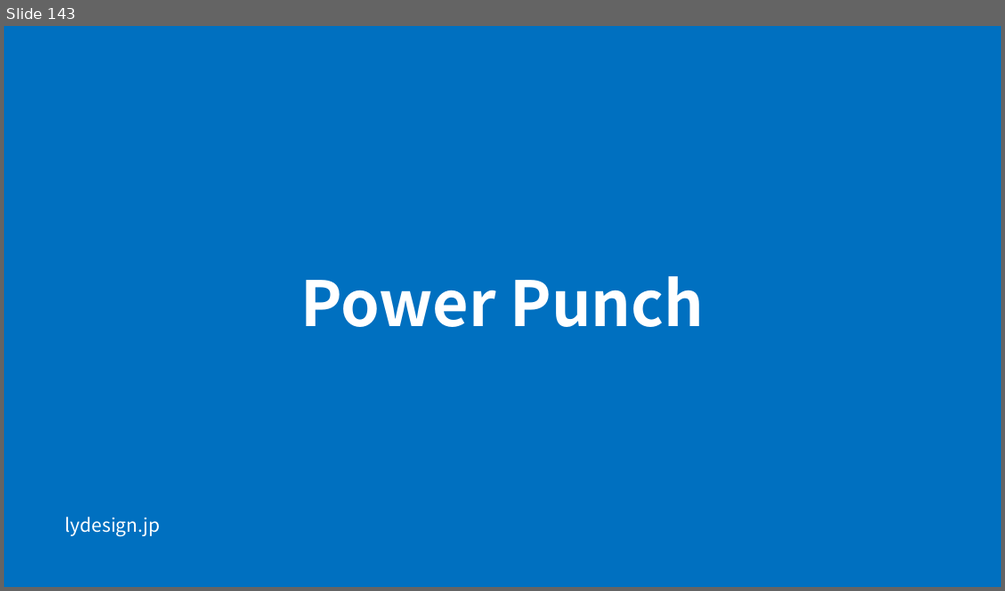
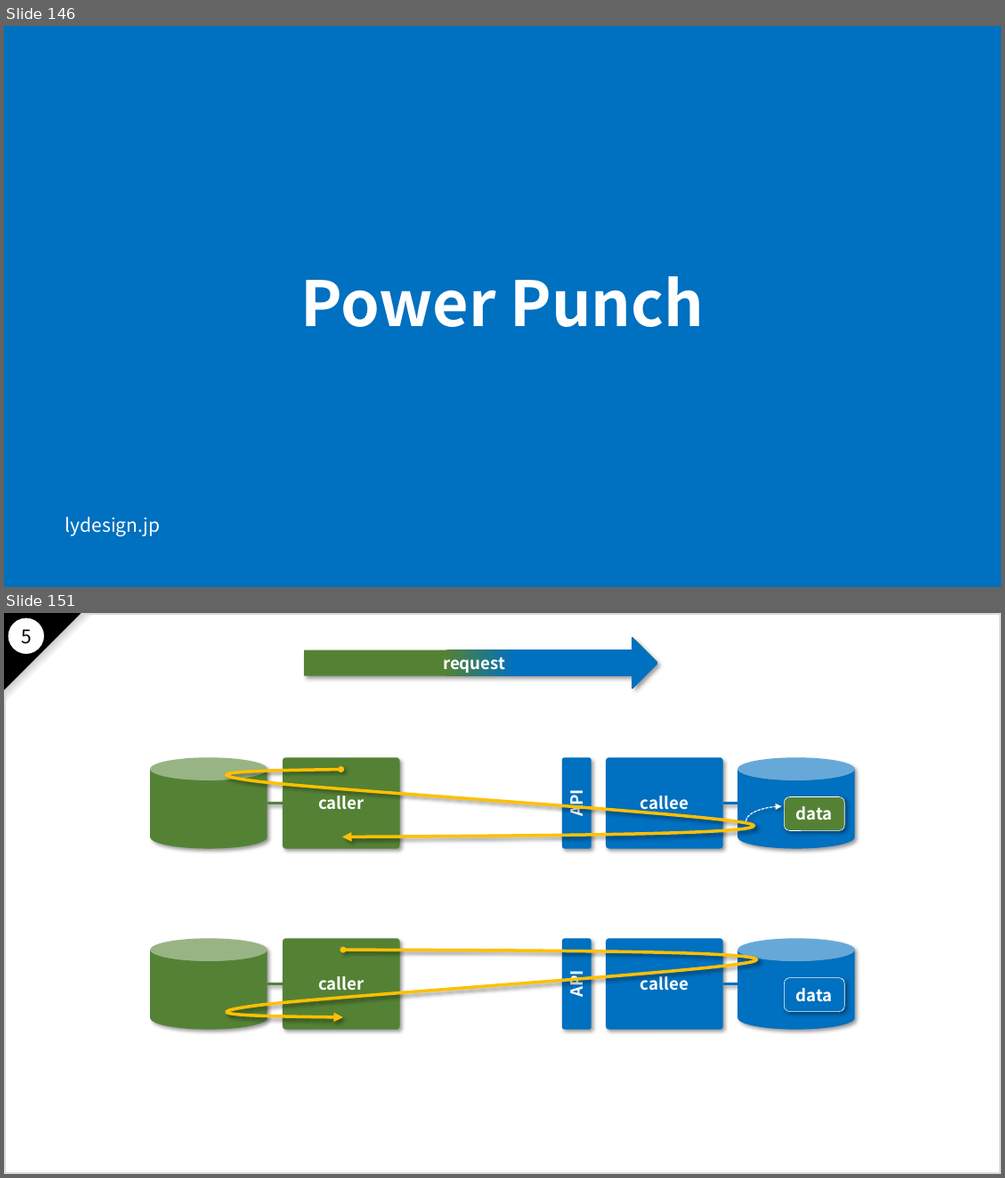
Before and after one commit to nakayama-kazuki/2021, a slide deck: pptx/power-punch-v2.pptx. Shown one above the other, each under a label of ours: slide 143 before the commit, slides 146 and 151 after it; the slides between them are not shown. The pictures are 1005x591 and 1005x1178 pixels, drawn with LibreOffice and Linux fonts; fonts in the diff are those of the drawing. Boxes give left, top, right and bottom in pixels: in the first picture for what was removed or moved away, otherwise in the second. Text is boxed around its words. In the diff, an @@ line names an element or a change of style, - is before the commit and + after.

```diff
--- a/pptx/power-punch-v2.pptx
+++ b/pptx/power-punch-v2.pptx
@@ slide 151 added at box(4, 613, 1001, 1174), background #FFFFFF @@
@@ right triangle added at box(4, 613, 96, 705), fill gradient #FFFFFF to #808080 to #000000 @@
@@ rectangle added at box(4, 613, 1001, 1174), outline #D9D9D9 3 pt @@
@@ right triangle added at box(4, 613, 81, 690), fill #000000, outline #000000 1 pt @@
@@ ellipse added at box(8, 617, 45, 655), fill #FFFFFF, outline #000000 1 pt @@
@@ text added at box(21, 629, 32, 644), 18 pt, text #000000 @@
+5
@@ right arrow added at box(304, 637, 658, 689), fill gradient #548235 to #0070C0, 16 pt, text #FFFFFF, bold @@
+request
@@ cylinder added at box(151, 757, 268, 849), fill #548235 @@
@@ freeform shape added at box(226, 770, 754, 836), outline #FFC000 3 pt @@
@@ rounded rectangle added at box(283, 757, 400, 849), fill #548235, 16 pt, text #FFFFFF, bold @@
+caller
@@ rounded rectangle added at box(562, 757, 591, 849), fill #0070C0, 16 pt, text #FFFFFF, bold @@
+API
@@ rounded rectangle added at box(606, 757, 723, 849), fill #0070C0, 16 pt, text #FFFFFF, bold @@
+callee
@@ cylinder added at box(737, 757, 855, 849), fill #0070C0 @@
@@ rounded rectangle added at box(784, 797, 844, 831), fill #548235, outline #FFFFFF 0.5 pt, 16 pt, text #FFFFFF, bold @@
+data
@@ line added from (267, 803) to (283, 803), #548235 3 pt @@
@@ line added from (723, 803) to (737, 803), #0070C0 3 pt @@
@@ curved arrow added from (745, 821) to (782, 807), #FFFFFF 1 pt dashed @@
@@ cylinder added at box(151, 938, 268, 1030), fill #548235 @@
@@ freeform shape added at box(227, 949, 756, 1017), outline #FFC000 3 pt @@
@@ rounded rectangle added at box(283, 938, 400, 1030), fill #548235, 16 pt, text #FFFFFF, bold @@
+caller
@@ rounded rectangle added at box(562, 938, 591, 1030), fill #0070C0, 16 pt, text #FFFFFF, bold @@
+API
@@ rounded rectangle added at box(606, 938, 723, 1030), fill #0070C0, 16 pt, text #FFFFFF, bold @@
+callee
@@ cylinder added at box(737, 938, 855, 1030), fill #0070C0 @@
@@ line added from (267, 984) to (283, 984), #548235 3 pt @@
@@ line added from (723, 984) to (737, 984), #0070C0 3 pt @@
@@ rounded rectangle added at box(784, 978, 844, 1012), fill #0070C0, outline #FFFFFF 0.5 pt, 16 pt, text #FFFFFF, bold @@
+data
@@ what was slide 143 is now slide 146 @@
```
Also in this commit, not shown: 138 slides changed, 16 other slides added, 4 slides removed.
